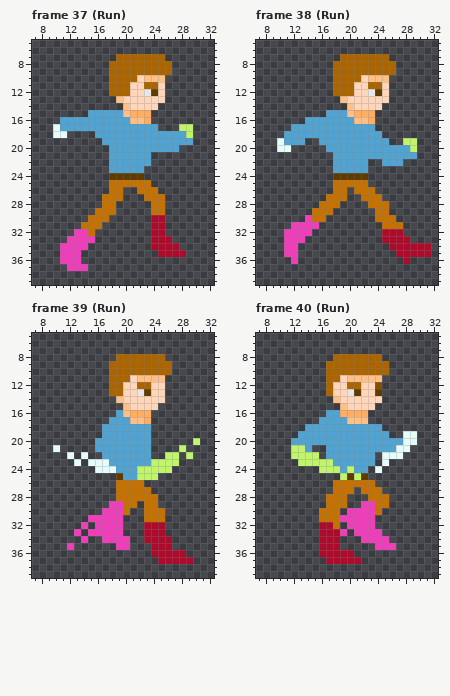
Edited in one commit: pixel-art file (Assets/Characters/Test/Test2Animation_40x40_run_smears_4.ase). Above: the version before the commit.
40x40 pixels, 105 frames. Shown: frame 37 (Run): x 7..32, y 5..39; frame 38 (Run): x 7..32, y 5..39; frame 39 (Run): x 7..32, y 5..39; frame 40 (Run): x 7..32, y 5..39. The commit also changed other frames, which this record leaves out.
And afterwards:
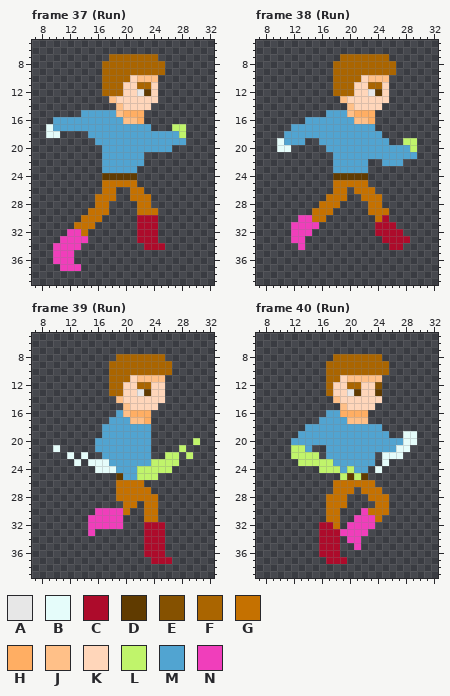
Palette (. is transparent): A #e7e7e7  B #e5fcfa  C #ad0b2b  D #603b00  E #855100  F #aa6500  G #c57100  H #ffae63  J #ffc088  K #ffd6ba  L #c0f46b  M #51a4d1  N #f03ebb
Diff:
--- frame 37 (Run)
@@ x 7..32 @@
  6 ..........................
- 7 ............FFFFFFF.......
- 8 ...........FFFFFFFFF......
- 9 ...........FFFFFFFFF......
-10 ...........FFFFKJJJ.......
-11 ...........FFFKKFFK.......
-12 ...........FFFKKADK.......
-13 ............JKKKKKK.......
-14 .............JKKKK........
-15 ........MMMMMJHHH.........
-16 ....MMMMMMMMMMJJH.........
-17 ...BMMMMMMMMMMMMMM...LL...
-18 ...BB....MMMMMMMMMMMMML...
-19 ..........MMMMMMMMMMMMM...
-20 ...........MMMMMMMMMM.....
-21 ...........MMMMMM.........
-22 ...........MMMMMM.........
-23 ...........MMMMM..........
-24 ...........DDDDD..........
-25 ...........GGGGGG.........
-26 ...........GG..GGG........
-27 ..........GGG...GGG.......
-28 ..........GG.....GG.......
-29 .........GGG.....GG.......
-30 ........GGG......CC.......
-31 .......GGG.......CC.......
-32 ......NNG........CC.......
-33 .....NNNN........CCC......
-34 ....NNNN.........CCCC.....
-35 ....NNN...........CCCC....
-36 ....NNN...................
-37 .....NNN..................
+ 7 ...........FFFFFFF........
+ 8 ..........FFFFFFFFF.......
+ 9 ..........FFFFFFFFF.......
+10 ..........FFFFKJJJ........
+11 ..........FFFKKFFK........
+12 ..........FFFKKADK........
+13 ...........JKKKKKK........
+14 ............JKKKK.........
+15 .......MMMMMJHHH..........
+16 ...MMMMMMMMMMJJH..........
+17 ..BMMMMMMMMMMMMMM...LL....
+18 ..BB....MMMMMMMMMMMMML....
+19 .........MMMMMMMMMMMMM....
+20 ..........MMMMMMMMMM......
+21 ..........MMMMMM..........
+22 ..........MMMMMM..........
+23 ..........MMMMM...........
+24 ..........DDDDD...........
+25 ..........GGGGG...........
+26 ..........GG..GG..........
+27 .........GGG..GGG.........
+28 .........GG....GG.........
+29 ........GGG....GGG........
+30 .......GGG.....CCC........
+31 ......GGG......CCC........
+32 .....NNG.......CCC........
+33 ....NNNN.......CCC........
+34 ...NNNN.........CCC.......
+35 ...NNN....................
+36 ...NNN....................
+37 ....NNN...................
 38 ..........................
--- frame 38 (Run), layers "Pants", "Right foot", "Left foot"
@@ x 7..32 @@
 27 ..........GGG..GGG........
-28 .........GGG....GGG.......
-29 ........GGG......GG.......
-30 .......NGG.......GGG......
-31 .....NNNN.........GGG.....
-32 ....NNNN..........CCC.....
-33 ....NNN...........CCCC....
-34 ....NN.............CCCCCC.
-35 ....NN..............CCCCC.
-36 .....N...............C....
+28 .........GGG....GG........
+29 ........GGG.....GGG.......
+30 ......NNGG.......GC.......
+31 .....NNNN........CCC......
+32 .....NNN.........CCCC.....
+33 .....NN...........CCCC....
+34 ......N............CC.....
+35 ..........................
+36 ..........................
 37 ..........................
--- frame 39 (Run), layers "Pants", "Right foot", "Left foot"
@@ x 7..32 @@
 28 ............GGGGGG........
-29 ...........NNGG.GG........
-30 ..........NNNG..GGG.......
-31 ........NNNNN...GGG.......
-32 .......N.NNNN...CCC.......
-33 ......N.NNNNN...CCC.......
-34 .......N..NNNN..CCCC......
-35 .....N......NN...CCC......
-36 .................CCCCC....
-37 ..................CCCCC...
+29 .............GG.GG........
+30 .........NNNNG..GG........
+31 ........NNNNN...GG........
+32 ........NNNNN...CCC.......
+33 ........N.......CCC.......
+34 ................CCC.......
+35 ................CCC.......
+36 ................CCC.......
+37 .................CCC......
 38 ..........................
--- frame 40 (Run), layers "Pants", "Right foot", "Left foot"
@@ x 14..28 @@
 28 ...GGG...GGG...
-29 ...GGG..NNGG...
-30 ..GGG.NNNNG....
-31 ..GGGNNNNN.....
+29 ...GGG....GG...
+30 ...GG...NGGG...
+31 ...GG..NNNG....
 32 ..CCG.NNNN.....
-33 ..CCCN.NNNN....
-34 ..CCC...NNNN...
-35 ..CCC.....NNN..
-36 ..CCCCC........
-37 ...CCCCC.......
+33 ..CCCNNNN......
+34 ..CCC.NN.......
+35 ..CCC..N.......
+36 ..CCC..........
+37 ...CCC.........
 38 ...............
